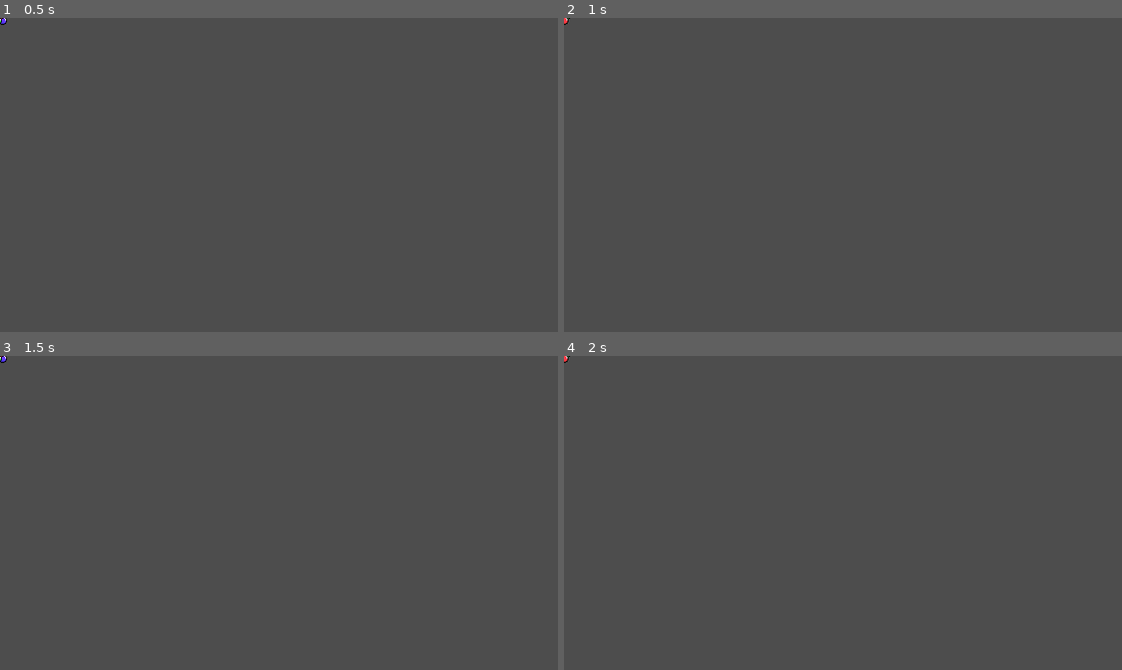
Above: before the commit, frames 1-4 (two rows, left to right).
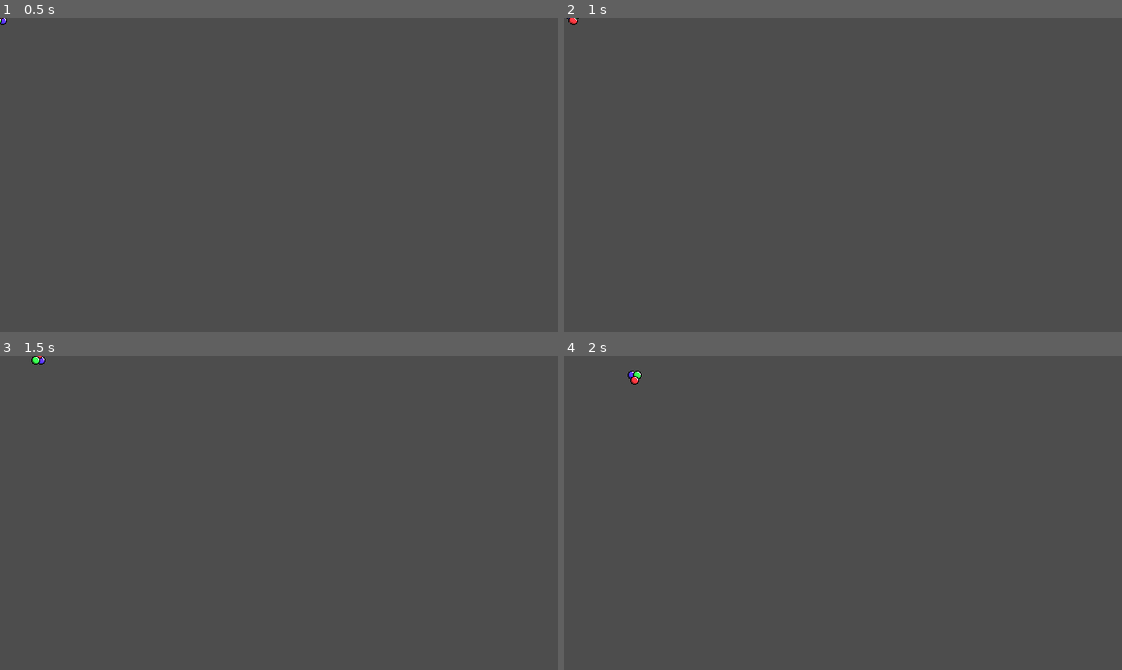
Above: after the commit, the same moments.

Repository: Degenerate-Games/shadows-below
Game: Godot game, scene res://scenes/player.tscn
The game is run twice, just before and just after one commit, with the same random seed, the same clock (stepped at 60 frames per second) and the same inputs. This scene is started directly instead of the project's main scene.
Inputs:
- Up to frame 1 (0.5 s): no input
- Up to frame 2 (1 s): tap Enter at 0.5 s; hold D (move_right) from 0.53 s (still down)
- Up to frame 3 (1.5 s): release D (move_right) at 1.28 s; hold S (move_down) from 1.28 s (still down)
- Up to frame 4 (2 s): keep holding S (move_down)

Frame 1 is identical in both runs. In frame 2, less than 0.1% of the frame differs, in the area x 0-3%, y 0-3%; in frame 3, less than 0.1%; in frame 4, 0.1%, in the area x 0-14%, y 0-10%.

Commit message:
Update player script to extend CharacterBody2D as root node and handle movement and color changes

Diff:
--- a/scripts/player.gd
+++ b/scripts/player.gd
@@ -1,11 +1,31 @@
-extends Node2D
+extends CharacterBody2D
 
+@export_category("Player Variables")
+@export var speed: int = 100
+@export var velocity_decay: float = 0.8
+
+var animation_controller: AnimatedSprite2D
+var aura: PointLight2D
 
 # Called when the node enters the scene tree for the first time.
 func _ready():
-	pass # Replace with function body.
+	animation_controller = $AnimatedSprite2D
+	aura = $PointLight2D
 
+func _physics_process(delta):
+	handle_movement(delta)
 
-# Called every frame. 'delta' is the elapsed time since the previous frame.
-func _process(delta):
-	pass
+func handle_movement(delta):
+	var input_dir = Input.get_vector("move_left", "move_right", "move_up", "move_down")
+	if input_dir:
+		velocity = (velocity * 1) + (input_dir * speed * delta)
+		# animation_controller.play("walk")
+		move_and_slide()
+
+func handle_color_change(color):
+	aura.energy = remap(color.r + color.g + color.b, 0.75, 3.0, 4.0, 0.25)
+	aura.color = color
+	print(aura.color, aura.energy)
+
+func _on_color_mixing_ui_color_changed(color):
+	handle_color_change(color)
